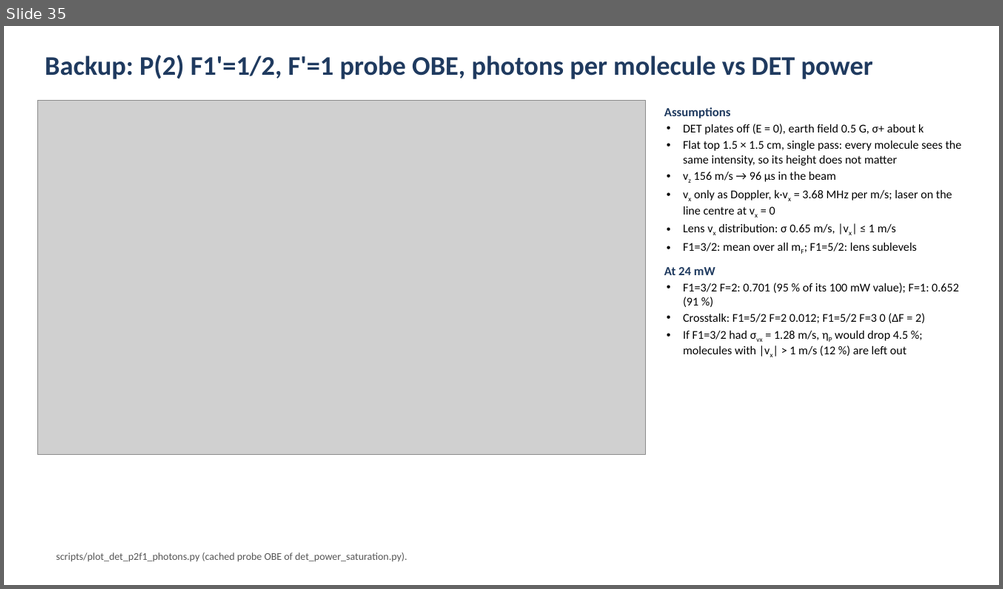
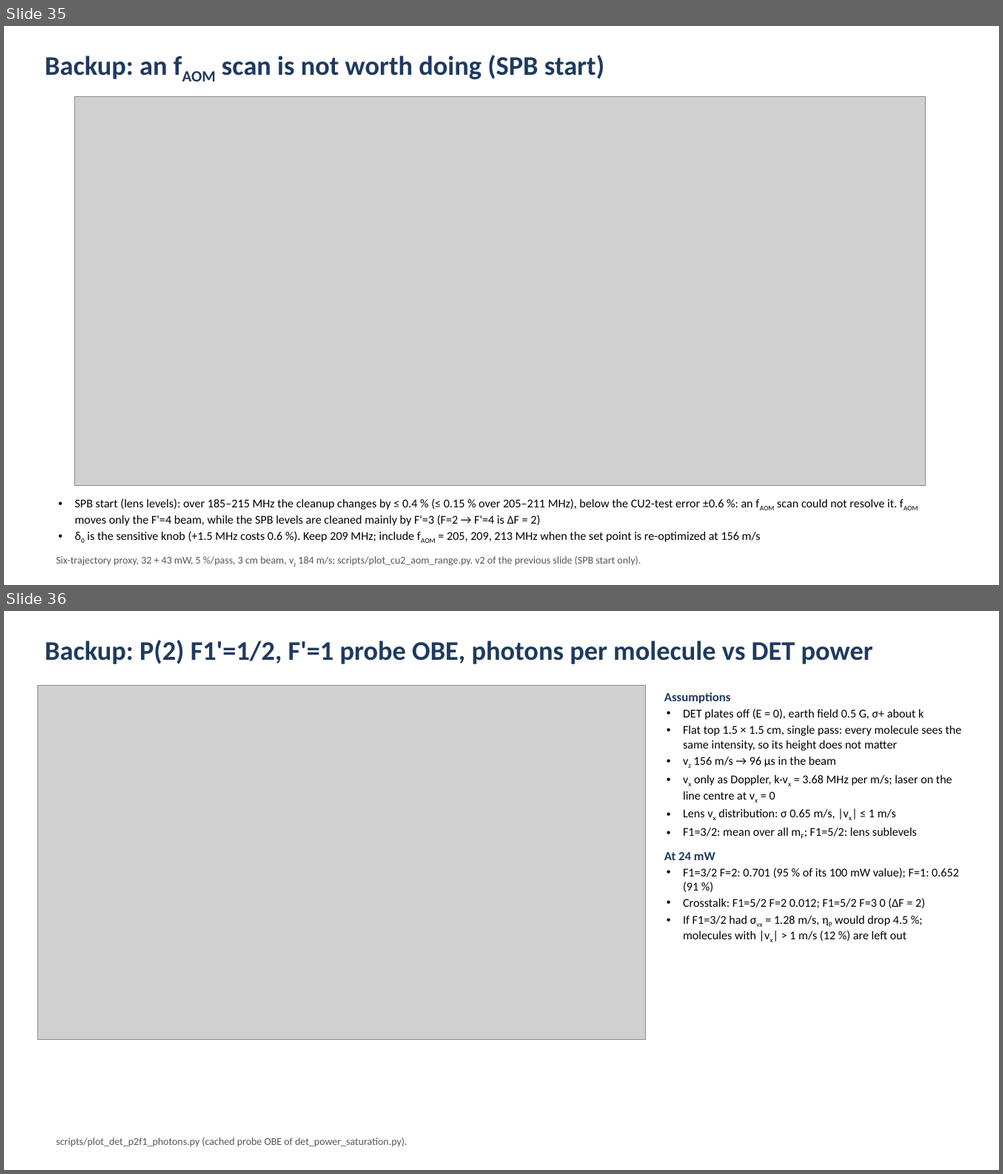
Before and after one commit to yyhshdu1/CeNTREX_state_cleanup_new, a slide deck: CU2_state_cleanup_group_meeting_2026-11-04.pptx. Shown one above the other, each under a label of ours: slide 35 before the commit, slides 35 and 36 after it. The pictures are 1003x589 and 1003x1174 pixels, drawn with LibreOffice and Linux fonts; fonts in the diff are those of the drawing; grey boxes stand for pictures. Boxes give left, top, right and bottom in pixels: in the first picture for what was removed or moved away, otherwise in the second. Text is boxed around its words. In the diff, an @@ line names an element or a change of style, - is before the commit and + after.

```diff
--- a/CU2_state_cleanup_group_meeting_2026-11-04.pptx
+++ b/CU2_state_cleanup_group_meeting_2026-11-04.pptx
@@ slide 35 added at bbox=[4, 26, 999, 585], background #FFFFFF @@
@@ text added at bbox=[45, 55, 604, 79], 26 pt, text #1F3A5F, bold @@
+Backup: an fAOM scan is not worth doing (SPB start)
@@ picture added at bbox=[75, 97, 925, 486] @@
@@ text added at bbox=[75, 499, 896, 543], 11.5 pt, text #000000 @@
+• SPB start (lens levels): over 185–215 MHz the cleanup changes by ≤ 0.4 % (≤ 0.15 % over 205–211 MHz), below the CU2-test error ±0.6 %: an fAOM scan could not resolve it. fAOM moves only the F'=4 beam, while the SPB levels are cleaned mainly by F'=3 (F=2 → F'=4 is ΔF = 2)
+• δ0 is the sensitive knob (+1.5 MHz costs 0.6 %). Keep 209 MHz; include fAOM = 205, 209, 213 MHz when the set point is re-optimized at 156 m/s
@@ text added at bbox=[56, 557, 640, 566], 10 pt, text #555555 @@
+Six-trajectory proxy, 32 + 43 mW, 5 %/pass, 3 cm beam, vz 184 m/s; scripts/plot_cu2_aom_range.py. v2 of the previous slide (SPB start only).
@@ what was slide 35 is now slide 36 @@
```
Also in this commit, not shown: 3 other files.
